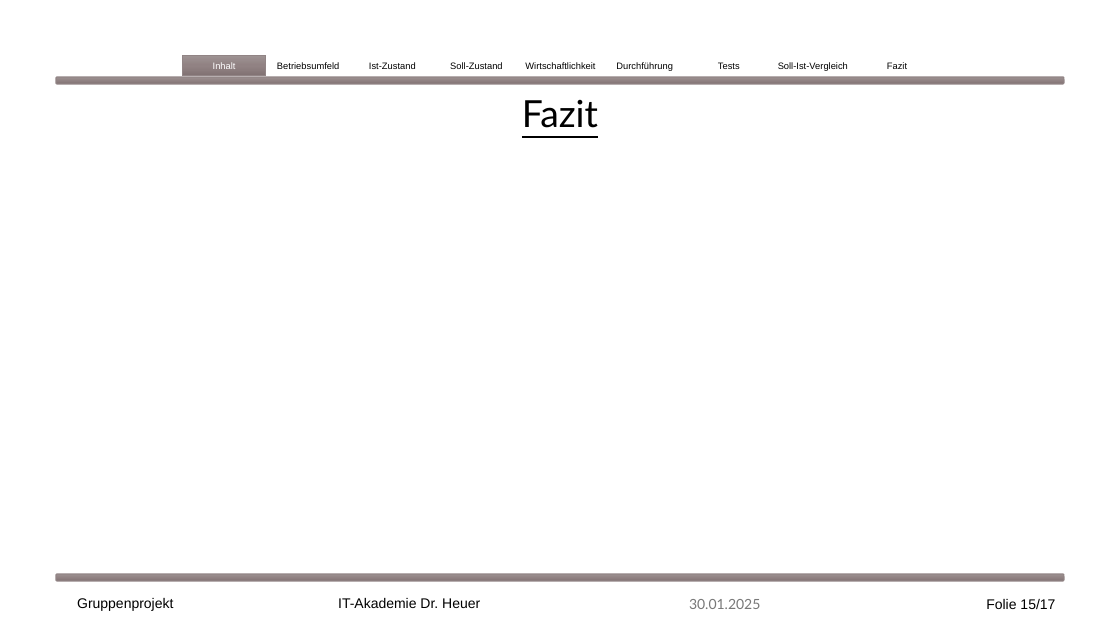
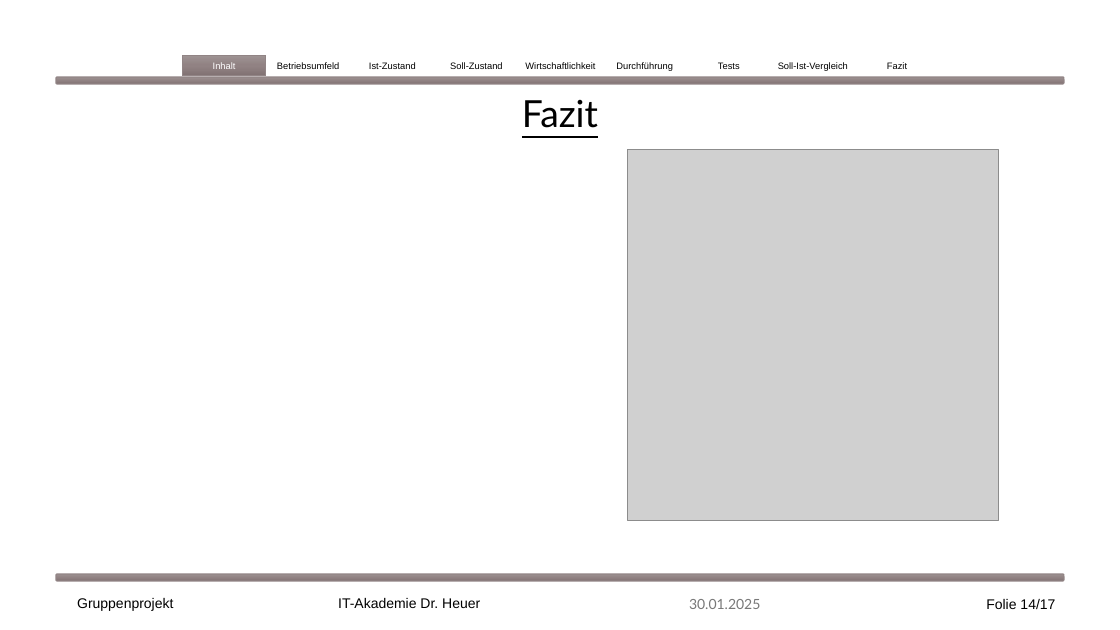
Before and after one commit to EkaterinaShmeleva/MediaManagementSystem, a slide deck: slide 14 of Medienverwaltungsdatenbank Gruppe1.pptx (slide 15 before the commit). Drawn at 1120x630 pixels with LibreOffice and Linux fonts; fonts in the diff are those of the drawing; grey boxes stand for pictures. Boxes give left, top, right and bottom in pixels: in the first picture for what was removed or moved away, otherwise in the second. Text is boxed around its words. In the diff, an @@ line names an element or a change of style, - is before the commit and + after.

```diff
--- a/Medienverwaltungsdatenbank Gruppe1.pptx
+++ b/Medienverwaltungsdatenbank Gruppe1.pptx
@@ picture added at [628,150,999,521] @@
@@ page number at [986,599,1055,609]: text changed @@
-Folie 15/17
+Folie 14/17
```
Also in this commit, not shown: 2 other slides changed, 1 slide removed.
